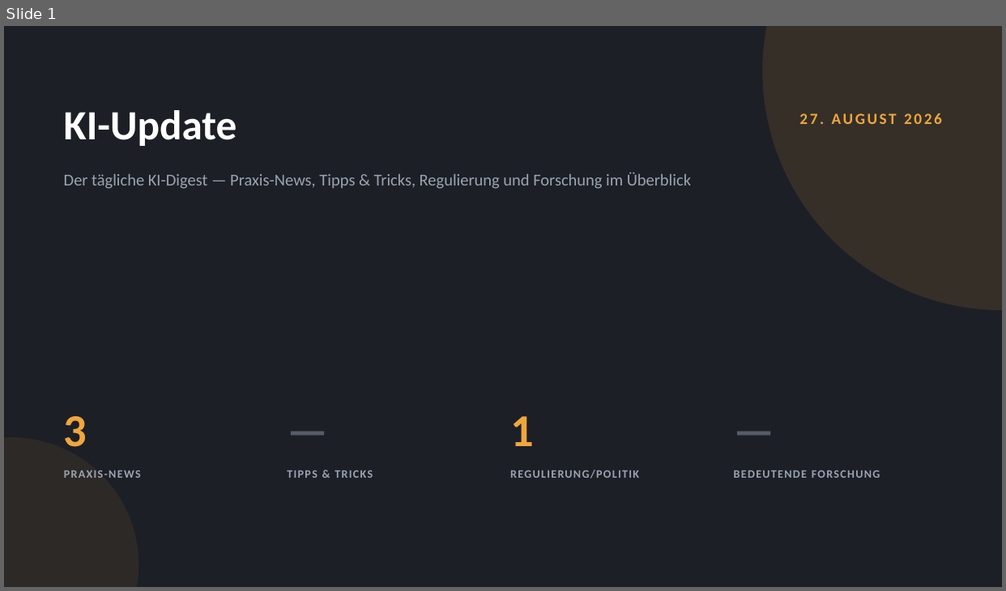
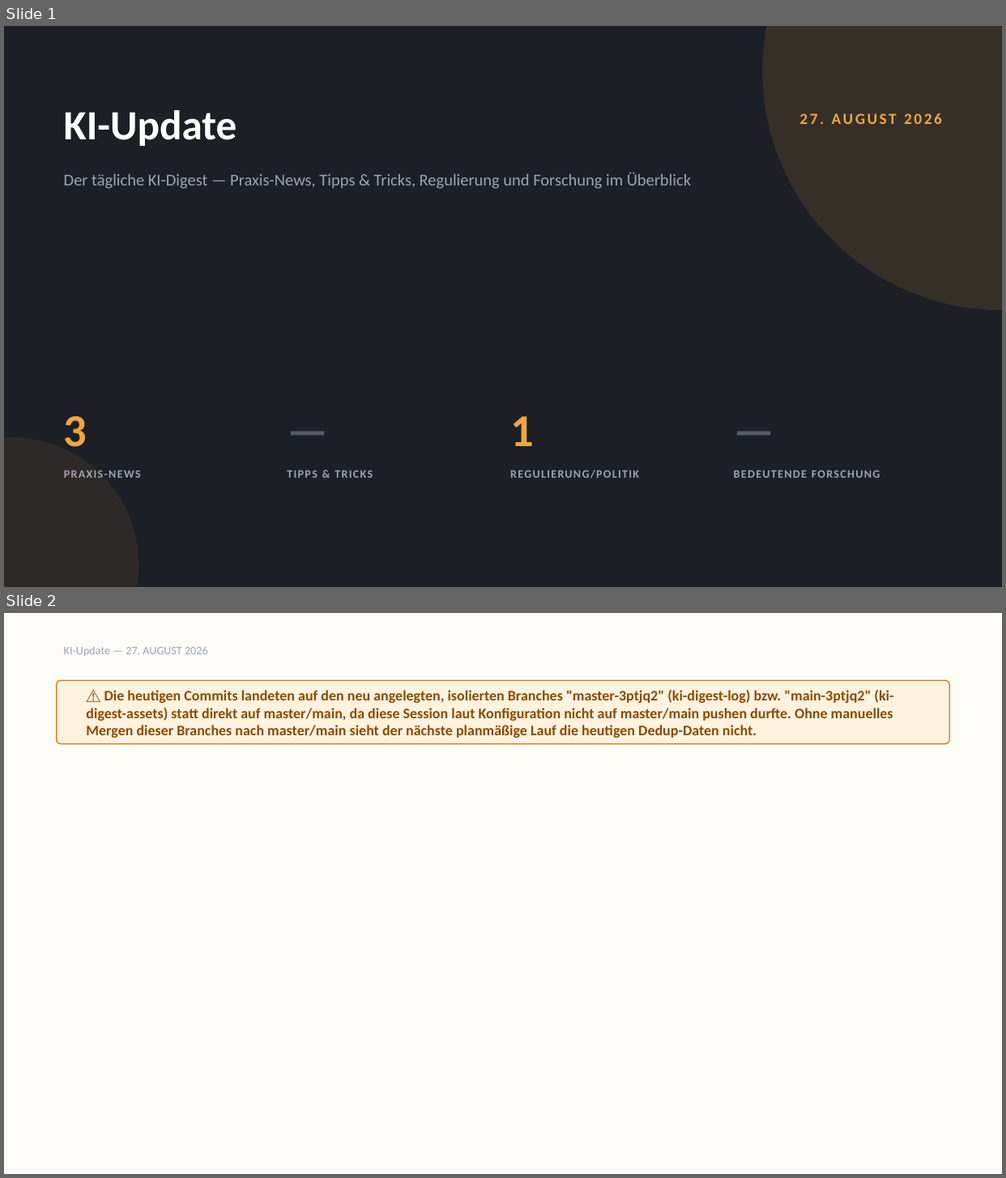
Before and after one commit to RealMokVi/ki-digest-assets, a slide deck: pptx/KI-Update-2026-08-27.pptx. Shown one above the other, each under a label of ours: slide 1 before the commit, slides 1 and 2 after it. The pictures are 1006x591 and 1006x1178 pixels, drawn with LibreOffice and Linux fonts; fonts in the diff are those of the drawing. Boxes give left, top, right and bottom in pixels: in the first picture for what was removed or moved away, otherwise in the second. Text is boxed around its words. In the diff, an @@ line names an element or a change of style, - is before the commit and + after.

```diff
--- a/pptx/KI-Update-2026-08-27.pptx
+++ b/pptx/KI-Update-2026-08-27.pptx
@@ slide 2 added at box(4, 613, 1002, 1174), background #FEFCF9 @@
@@ text added at box(64, 646, 208, 656), 11 pt, text #9BA3B0 @@
+KI-Update — 27. AUGUST 2026
@@ rounded rectangle added at box(57, 680, 949, 744), fill #FFF2DF, outline #D97706 1 pt @@
@@ text added at box(86, 690, 893, 738), 14 pt, text #8A4B02, bold @@
+⚠ Die heutigen Commits landeten auf den neu angelegten, isolierten Branches "master-3ptjq2" (ki-digest-log) bzw. "main-3ptjq2" (ki-digest-assets) statt direkt auf master/main, da diese Session laut Konfiguration nicht auf master/main pushen durfte. Ohne manuelles Mergen dieser Branches nach master/main sieht der nächste planmäßige Lauf die heutigen Dedup-Daten nicht.
```
Also in this commit, not shown: 1 other file.
